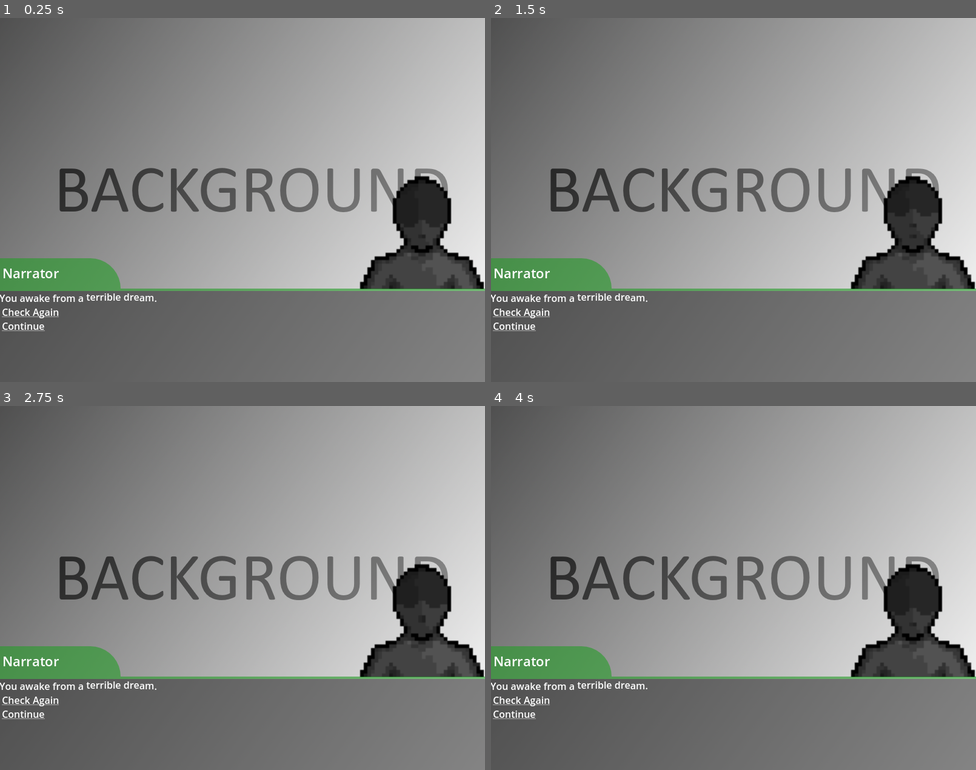
Above: before the commit, frames 1-4 (two rows, left to right).
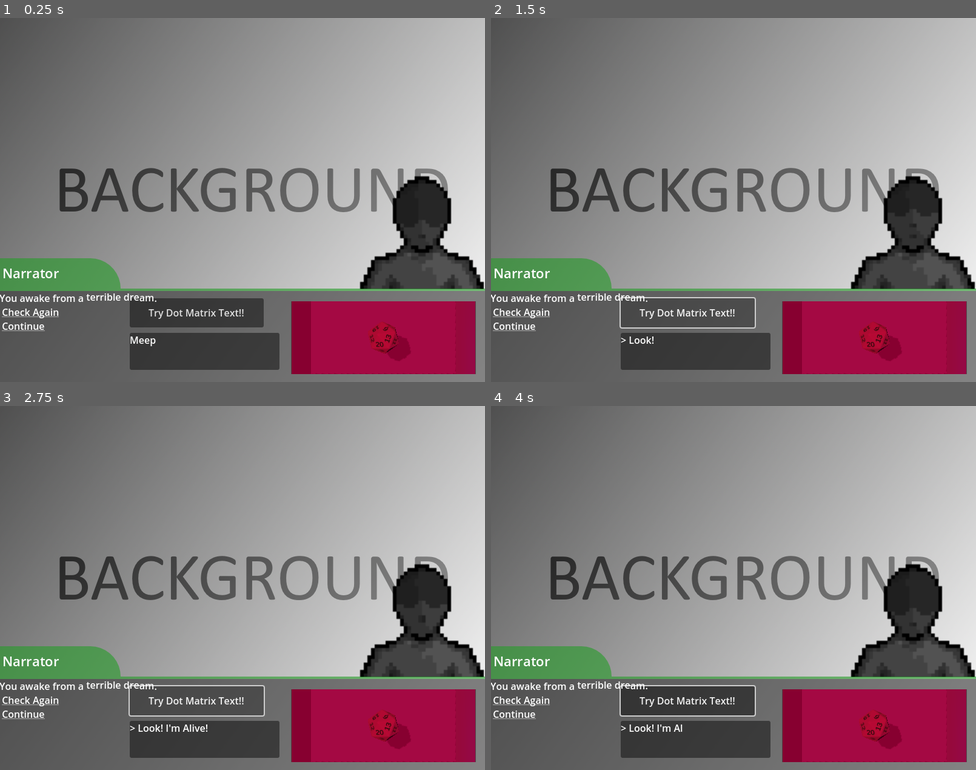
Above: after the commit, the same moments.

Repository: drakin769/GameJam2025
Game: Godot game, scene res://main.tscn
The game is run twice, just before and just after one commit, with the same random seed, the same clock (stepped at 60 frames per second) and the same inputs.
Inputs (mouse positions are in pixels of both pictures, inside the frame that each line leads up to):
- Up to frame 1 (0.25 s): no input
- Up to frame 2 (1.5 s): click (689, 312) at 0.5 s, where only the run after the commit has a clickable "Try Dot Matrix Text!!"; click (689, 312) at 1.25 s, where only the run after the commit has a clickable "Try Dot Matrix Text!!"
- Up to frame 3 (2.75 s): click (198, 700) at 2 s, where only the run after the commit has a clickable "Try Dot Matrix Text!!"
- Up to frame 4 (4 s): tap Enter at 2.75 s; move the mouse to (840, 569) at 2.77 s; click (840, 569) at 2.92 s; tap Space at 3.5 s; move the mouse to (636, 606) at 3.52 s; click (636, 606) at 3.67 s

The runs differ from the first frame. In frame 1, 13% of the frame differs, in the area x 26-99%, y 77-98%; in frame 2, 12%; in frame 3, 12%; in frame 4, 13%, in the area x 26-99%, y 76-98%.

Commit message:
MAINT.TSCN update - be extra careful with this!!

Diff:
--- a/main.tscn
+++ b/main.tscn
@@ -1,8 +1,25 @@
-[gd_scene load_steps=4 format=3 uid="uid://sweauu4o5a3l"]
+[gd_scene load_steps=11 format=3 uid="uid://sweauu4o5a3l"]
 
 [ext_resource type="Script" uid="uid://blhl3wl4m4pgh" path="res://scripts/main.gd" id="1_h2yge"]
 [ext_resource type="Texture2D" uid="uid://bn2ycl12lhnig" path="res://Assets/Placeholder-BackGround.png" id="1_ig7tw"]
+[ext_resource type="Script" uid="uid://cdpjlgajv0vjx" path="res://text_signal_trier.gd" id="3_5vw27"]
 [ext_resource type="PackedScene" uid="uid://cyt3d4snpcacn" path="res://dialog_ui.tscn" id="3_h2yge"]
+[ext_resource type="PackedScene" uid="uid://dka188l04khpq" path="res://addons/dice_roller/dice_roller_control/dice_roller_control.tscn" id="4_1bvp3"]
+[ext_resource type="Script" uid="uid://cohd4ovwrydr0" path="res://addons/dice_roller/dice_def.gd" id="5_7mycd"]
+[ext_resource type="Script" uid="uid://xsgh2gwr4gub" path="res://addons/dice_roller/dice_shape.gd" id="6_272bh"]
+[ext_resource type="PackedScene" uid="uid://wn0erkq5ei5j" path="res://TypyText.tscn" id="7_272bh"]
+
+[sub_resource type="Resource" id="Resource_5vw27"]
+script = ExtResource("6_272bh")
+name = "D20"
+
+[sub_resource type="Resource" id="Resource_kek77"]
+script = ExtResource("5_7mycd")
+name = "Dice"
+color = Color(0.862745, 0, 0.278431, 1)
+shape = SubResource("Resource_5vw27")
+sides = 0
+metadata/_custom_type_script = "uid://cohd4ovwrydr0"
 
 [node name="main" type="Node2D"]
 script = ExtResource("1_h2yge")
@@ -38,3 +55,28 @@
 anchors_preset = 12
 anchor_top = 1.0
 grow_vertical = 0
+
+[node name="TypyText" parent="Forground" instance=ExtResource("7_272bh")]
+offset_left = 214.0
+offset_top = 519.0
+offset_right = -334.0
+offset_bottom = -17.0
+
+[node name="Button" type="Button" parent="Forground"]
+offset_left = 214.0
+offset_top = 462.0
+offset_right = 435.0
+offset_bottom = 510.0
+text = "Try Dot Matrix Text!!"
+script = ExtResource("3_5vw27")
+
+[node name="DiceRollerControl" parent="Forground" instance=ExtResource("4_1bvp3")]
+offset_left = 480.0
+offset_top = 467.0
+offset_right = 785.0
+offset_bottom = 587.0
+dice_set = Array[ExtResource("5_7mycd")]([SubResource("Resource_kek77")])
+roller_color = Color(0.592157, 0, 0.27451, 1)
+roller_size = Vector3(16, 12, 8)
+
+[connection signal="pressed" from="Forground/Button" to="Forground/Button" method="_on_pressed"]
